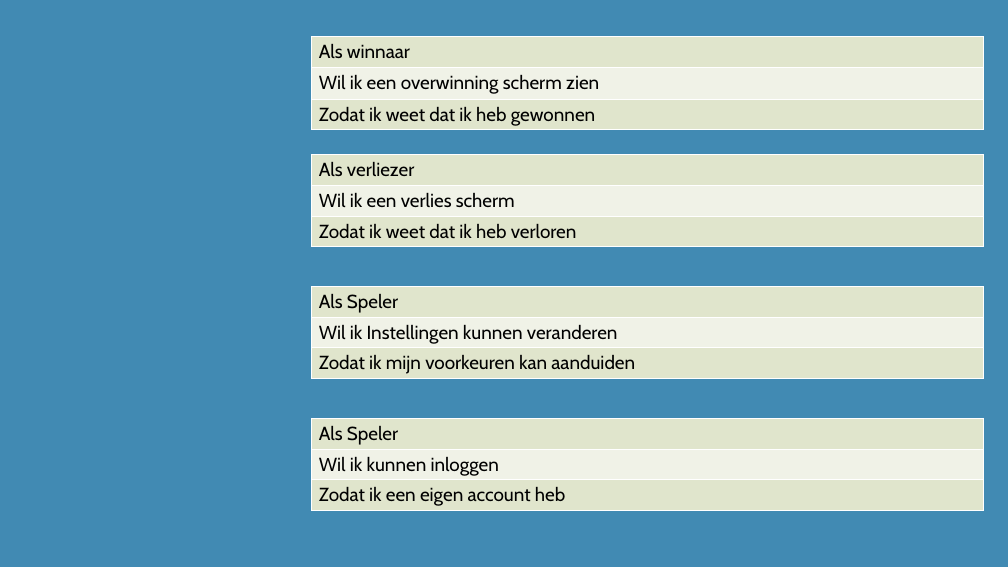
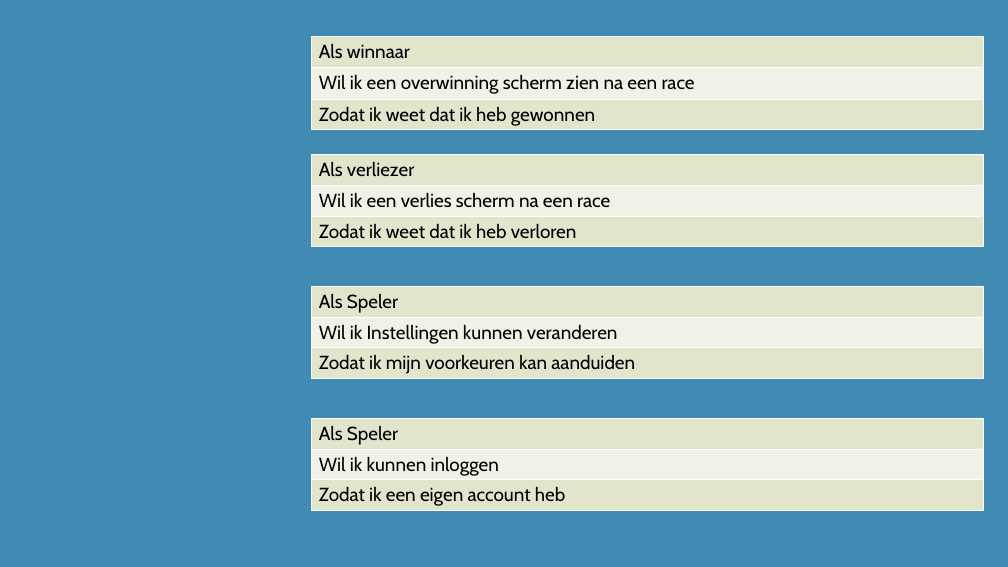
Before and after one commit to DiangeloHaaze/paardenrace, a slide deck: slide 3 of UserStories.pptx (slide 2 before the commit). Drawn at 1008x567 pixels with LibreOffice and Linux fonts; fonts in the diff are those of the drawing. Boxes give left, top, right and bottom in pixels: in the first picture for what was removed or moved away, otherwise in the second. Text is boxed around its words. In the diff, an @@ line names an element or a change of style, - is before the commit and + after.

```diff
--- a/UserStories.pptx
+++ b/UserStories.pptx
@@ table at (x1=312, y1=37, x2=984, y2=130) @@
-row 2, column 1: Wil ik een overwinning scherm zien
+row 2, column 1: Wil ik een overwinning scherm zien na een race
@@ table at (x1=312, y1=155, x2=984, y2=247) @@
-row 2, column 1: Wil ik een verlies scherm
+row 2, column 1: Wil ik een verlies scherm na een race
```
Also in this commit, not shown: 1 other slide changed, 28 slides added.
